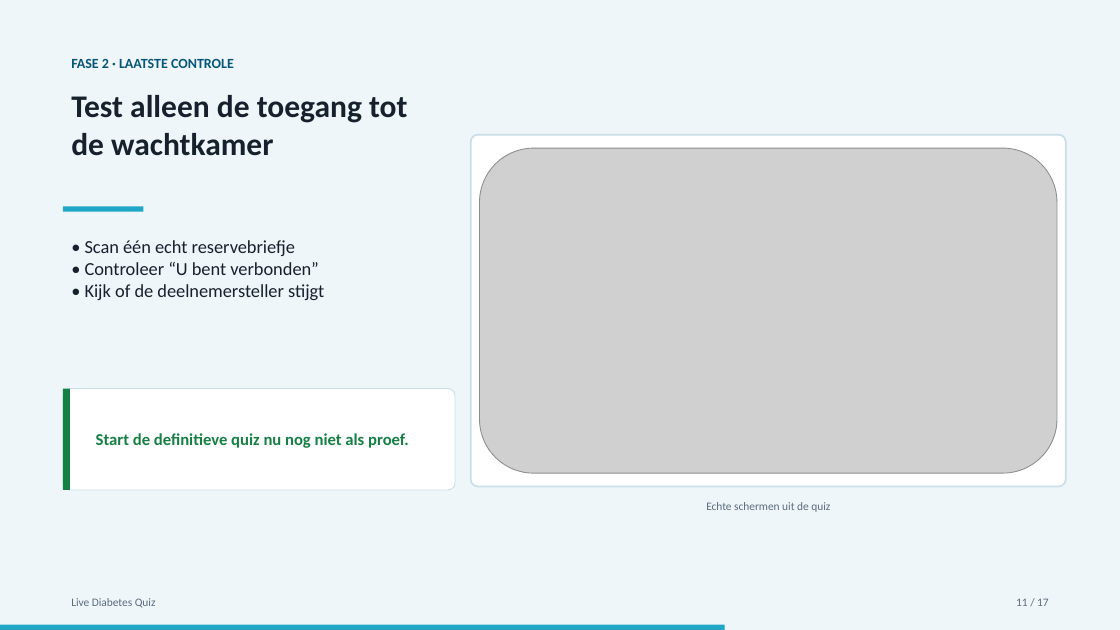
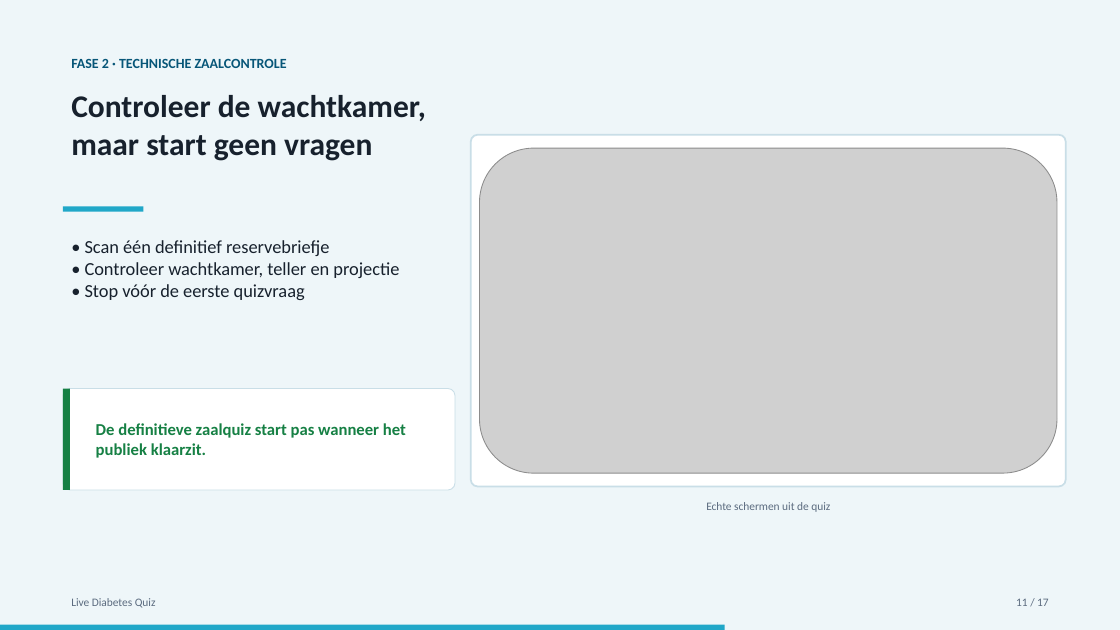
Before and after one commit to Fredje4711/live-diabetes-quiz, a slide deck: slide 11 of video-handleiding/Live-Diabetes-Quiz-storyboard.pptx. Drawn at 1120x630 pixels with LibreOffice and Linux fonts; fonts in the diff are those of the drawing; grey boxes stand for pictures. Boxes give left, top, right and bottom in pixels: in the first picture for what was removed or moved away, otherwise in the second. Text is boxed around its words. In the diff, an @@ line names an element or a change of style, - is before the commit and + after.

Commit message:
Verduidelijk proefquiz en technische zaalcontrole

```diff
--- a/video-handleiding/Live-Diabetes-Quiz-storyboard.pptx
+++ b/video-handleiding/Live-Diabetes-Quiz-storyboard.pptx
@@ text at (71,59,287,68): text changed @@
-FASE 2 · LAATSTE CONTROLE
+FASE 2 · TECHNISCHE ZAALCONTROLE
@@ text at (71,95,426,161): text changed @@
-Test alleen de toegang tot de wachtkamer
+Controleer de wachtkamer, maar start geen vragen
@@ text at (85,240,399,300): text changed @@
-• Scan één echt reservebriefje
-• Controleer “U bent verbonden”
-• Kijk of de deelnemersteller stijgt
+• Scan één definitief reservebriefje
+• Controleer wachtkamer, teller en projectie
+• Stop vóór de eerste quizvraag
@@ text at (96,423,406,458): text changed @@
-Start de definitieve quiz nu nog niet als proef.
+De definitieve zaalquiz start pas wanneer het publiek klaarzit.
```
Also in this commit, not shown: 2 other slides changed, 2 other files.
